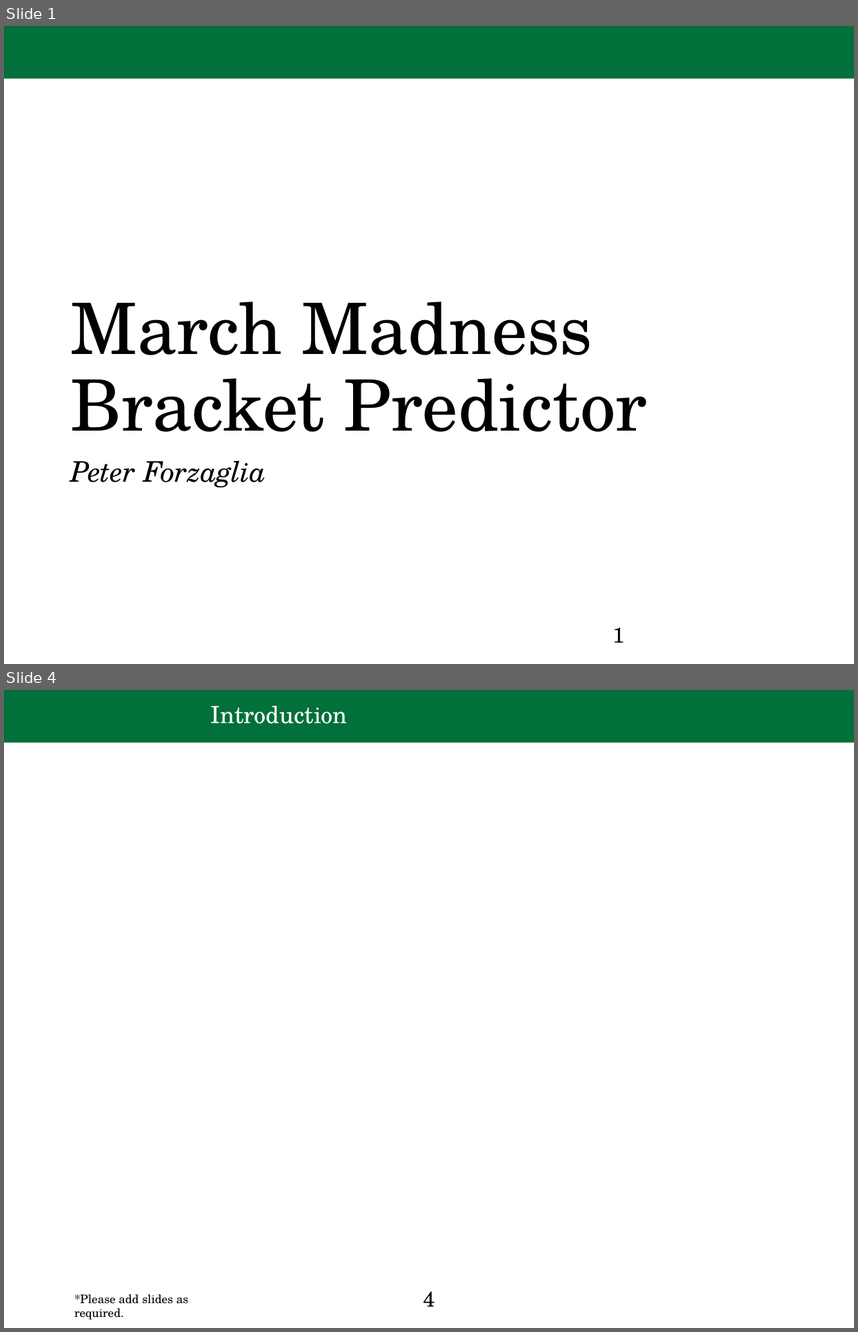
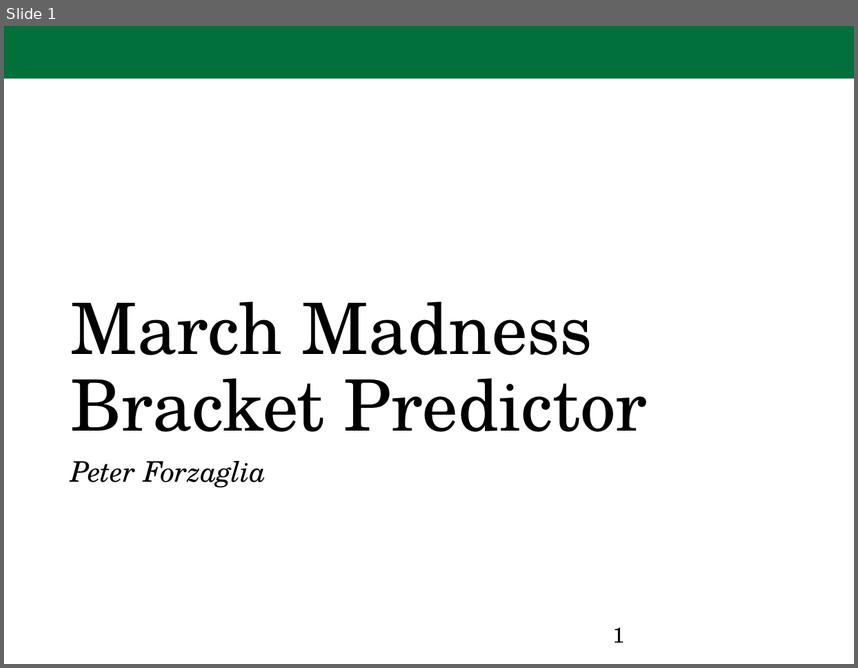
Before and after one commit to pforza/March_Madness_Predictor, a slide deck: Final_Project_Presentation_Forzaglia.pptx. Shown one above the other, each under a label of ours: slides 1 and 4 before the commit, slide 1 after it; the slides between them are not shown. The pictures are 858x1332 and 858x668 pixels, drawn with LibreOffice and Linux fonts; fonts in the diff are those of the drawing; background and template pictures are left out. Boxes give left, top, right and bottom in pixels: in the first picture for what was removed or moved away, otherwise in the second. Text is boxed around its words. In the diff, an @@ line names an element or a change of style, - is before the commit and + after.

```diff
--- a/Final_Project_Presentation_Forzaglia.pptx
+++ b/Final_Project_Presentation_Forzaglia.pptx
@@ slide 4 removed at box(4, 690, 854, 1328), background #FFFFFF; not listed: 1 template element that a slide beside it also shows @@
@@ title removed at box(210, 705, 347, 724) @@
-Introduction
@@ text removed at box(74, 1294, 188, 1319) @@
-*Please add slides as required.
@@ page number removed at box(423, 1291, 435, 1306) @@
-4
```
Also in this commit, not shown: 23 slides changed, 3 slides added, 1 other slide removed.
